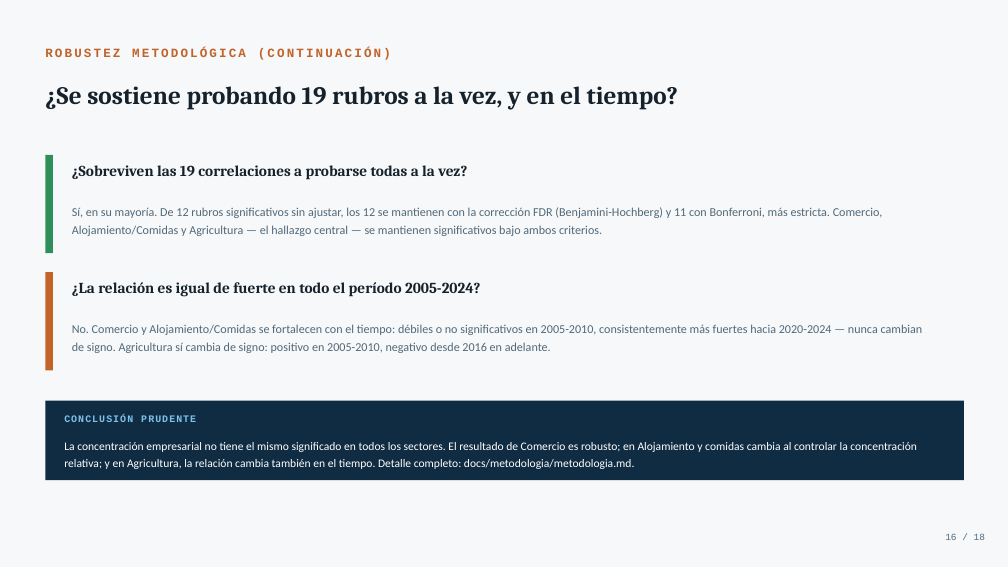
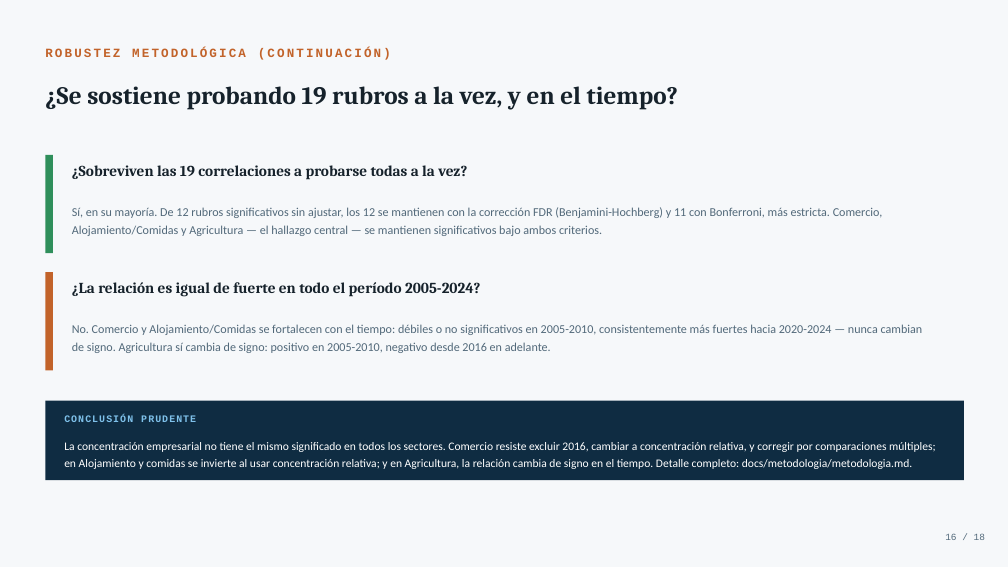
Before and after one commit to sergiorebolledo/pyme-studio, a slide deck: slide 16 of docs/presentacion/PYME_Studio_Presentacion.pptx. Drawn at 1008x567 pixels with LibreOffice and Linux fonts; fonts in the diff are those of the drawing. Boxes give left, top, right and bottom in pixels: in the first picture for what was removed or moved away, otherwise in the second. Text is boxed around its words. In the diff, an @@ line names an element or a change of style, - is before the commit and + after.

Commit message:
Corrige bug real en CI y precisa el lenguaje de robustez de Comercio
CI:
- El chequeo de archivos >5MB en repo-hygiene tenía un bug real: el
  bucle `git ls-files | while ...; done` corría en un subshell por el
  pipe, así que `fallo=1` se perdía y `exit "$fallo"` siempre veía 0 —
  el chequeo imprimía el error pero el job pasaba en verde igual.
  Corregido con process substitution (`done < <(git ls-files)`).
- Verificado localmente: pasa contra el repo actual; falla (exit 1)
  con un archivo sintético de 6MB agregado temporalmente y eliminado
  después (no quedó rastro en el árbol de trabajo ni en el historial);
  confirmado que la versión anterior con el bug habría dado exit 0
  con el mismo archivo presente.

Precisión sobre robustez de Comercio (README, analisis.md, presentación):
- La tabla de robustez de Comercio en el README ahora aclara que las
  4 pruebas (2016, relativa, FDR/Bonferroni) son dimensiones distintas
  entre sí y ninguna implica que la relación fue igual de fuerte los
  20 años — con referencia cruzada a la sección de estabilidad temporal.
- analisis.md: agrega la etapa intermedia de Agricultura (no
  significativa en 2011-2015) que faltaba en el resumen corto.
- Presentación: diapositiva de conclusiones reemplaza "saturación" sin
  advertencia por "concentración", y ya no llama a Comercio
  "robusto" sin especificar frente a qué. La diapositiva de robustez
  metodológica (16) ahora nombra explícitamente cada prueba (2016,
  relativa, comparaciones múltiples) en vez de decir solo "robusto".
- Dashboard: se agrega una advertencia sobre inestabilidad temporal al
  panel de metodología (antes solo cubría 2016 y comparaciones
  múltiples, no la variación completa por subperíodo).

Verificación: 59/59 tests en entorno virtual limpio (Python 3.14.6),
deck regenerado y validado (validate.py: PASSED, 18 diapositivas, sin
desborde de texto en las diapositivas editadas).

```diff
--- a/docs/presentacion/PYME_Studio_Presentacion.pptx
+++ b/docs/presentacion/PYME_Studio_Presentacion.pptx
@@ text at [64,442,936,469]: text changed @@
-La concentración empresarial no tiene el mismo significado en todos los sectores. El resultado de Comercio es robusto; en Alojamiento y comidas cambia al controlar la concentración relativa; y en Agricultura, la relación cambia también en el tiempo. Detalle completo: docs/metodologia/metodologia.md.
+La concentración empresarial no tiene el mismo significado en todos los sectores. Comercio resiste excluir 2016, cambiar a concentración relativa, y corregir por comparaciones múltiples; en Alojamiento y comidas se invierte al usar concentración relativa; y en Agricultura, la relación cambia de signo en el tiempo. Detalle completo: docs/metodologia/metodologia.md.
```
Also in this commit, not shown: 1 other slide changed, 5 other files.
